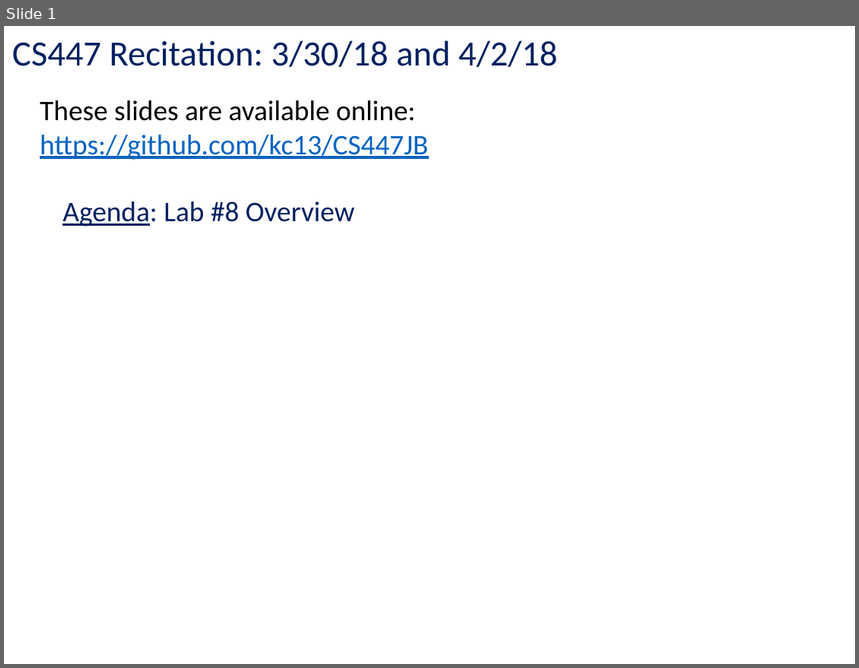
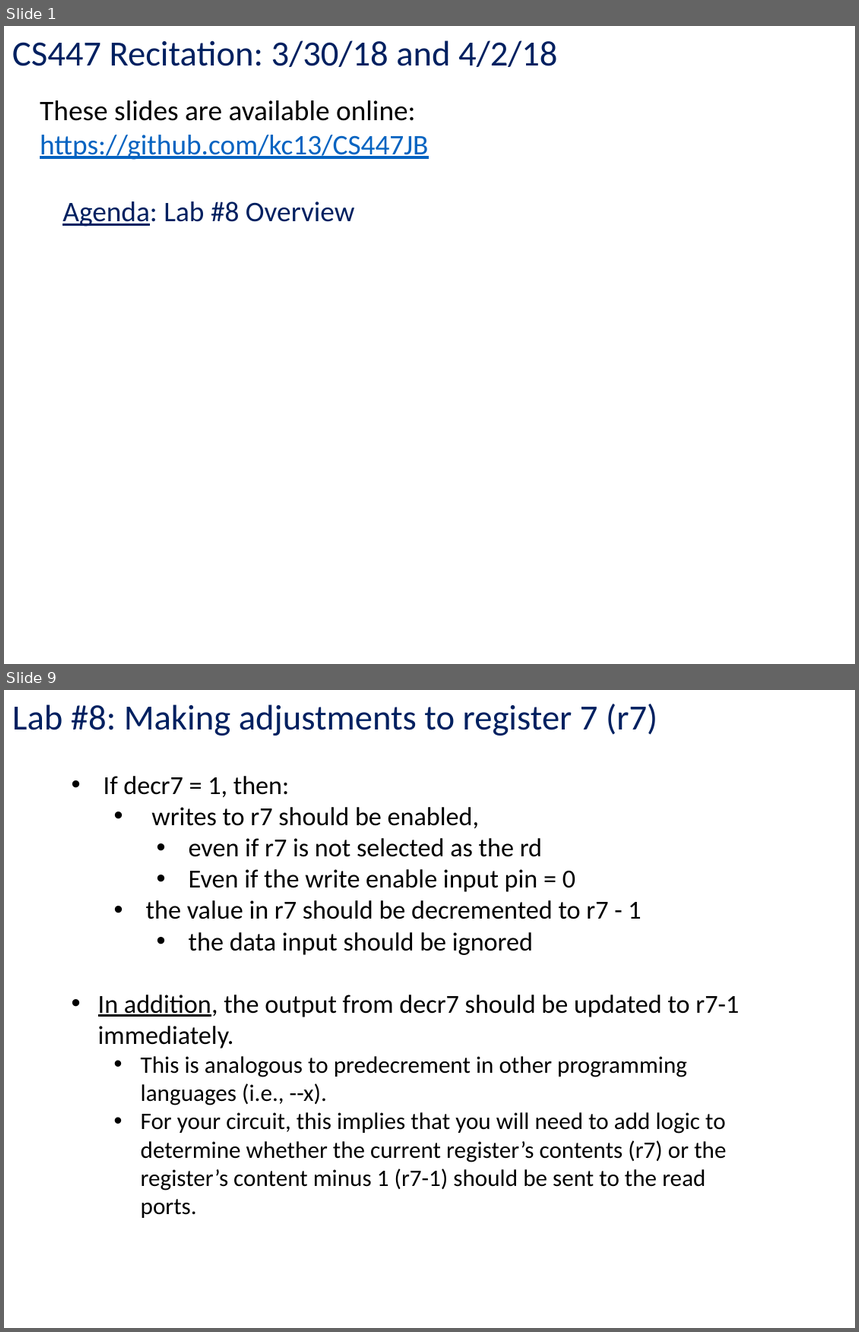
Before and after one commit to kc13/CS447JB, a slide deck: cs447jb_rec6_mar30_and_apr2.pptx. Shown one above the other, each under a label of ours: slide 1 before the commit, slides 1 and 9 after it; the slides between them are not shown. The pictures are 859x668 and 859x1332 pixels, drawn with LibreOffice and Linux fonts; fonts in the diff are those of the drawing. Boxes give left, top, right and bottom in pixels: in the first picture for what was removed or moved away, otherwise in the second. Text is boxed around its words. In the diff, an @@ line names an element or a change of style, - is before the commit and + after.

```diff
--- a/cs447jb_rec6_mar30_and_apr2.pptx
+++ b/cs447jb_rec6_mar30_and_apr2.pptx
@@ slide 9 added at [4, 690, 855, 1328], background #FFFFFF @@
@@ text added at [12, 704, 658, 736], 30 pt, text #002060 @@
+Lab #8: Making adjustments to register 7 (r7)
@@ text added at [98, 776, 739, 1218], 20 pt, text #000000 @@
+• If decr7 = 1, then:
+  • writes to r7 should be enabled,
+    • even if r7 is not selected as the rd
+    • Even if the write enable input pin = 0
+  • the value in r7 should be decremented to r7 - 1
+    • the data input should be ignored
+• In addition, the output from decr7 should be updated to r7-1 immediately.
+  • This is analogous to predecrement in other programming languages (i.e., --x).
+  • For your circuit, this implies that you will need to add logic to determine whether the current register’s contents (r7) or the register’s content minus 1 (r7-1) should be sent to the read ports.
```
Also in this commit, not shown: 8 slides changed, 1 slide removed.
